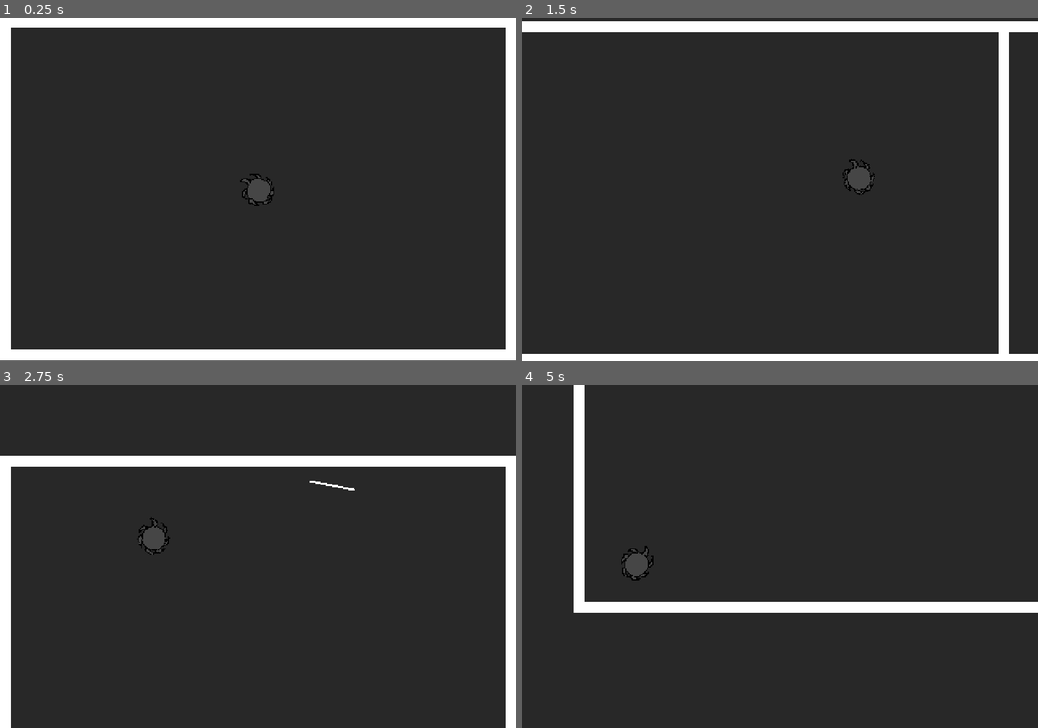
Above: before the commit, frames 1-4 (two rows, left to right).
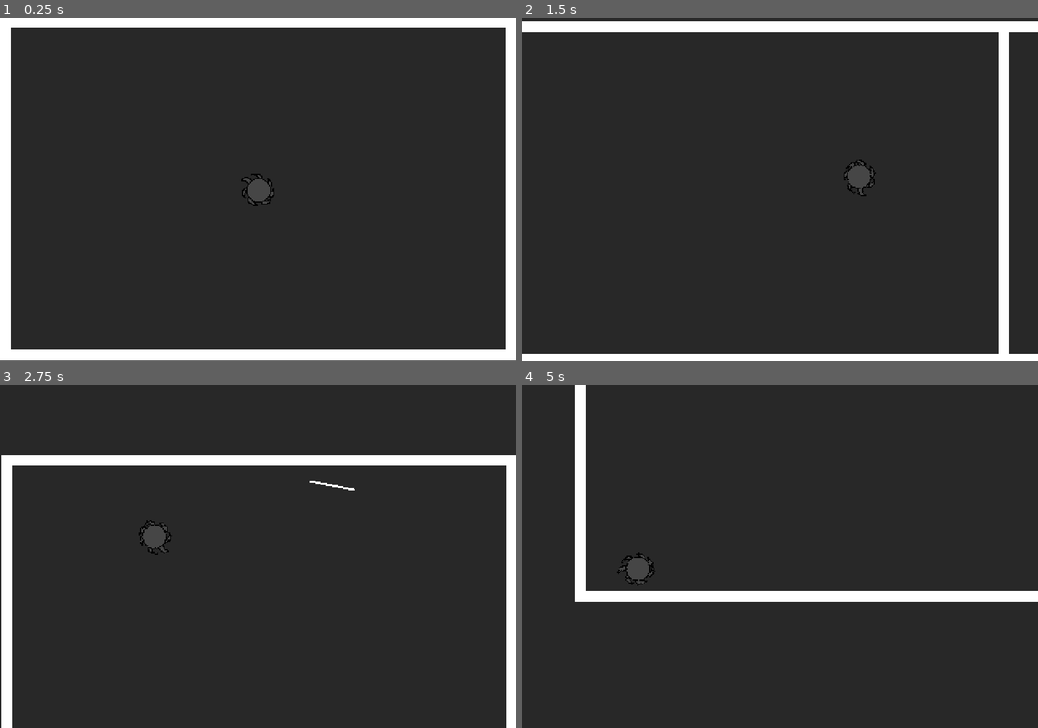
Above: after the commit, the same moments.

Repository: deltea/brj-2025
Game: Godot game, scene res://rooms/levels/test_level.tscn
The game is run twice, just before and just after one commit, with the same random seed, the same clock (stepped at 60 frames per second) and the same inputs.
Inputs (mouse positions are in pixels of both pictures, inside the frame that each line leads up to):
- Up to frame 1 (0.25 s): no input
- Up to frame 2 (1.5 s): move the mouse to (893, 172) at 0.52 s; press the mouse at (893, 172) at 0.53 s; move the mouse to (676, 206) at 1.27 s; release the mouse at (676, 206) at 1.28 s; click (676, 206) at 1.35 s
- Up to frame 3 (2.75 s): move the mouse to (309, 481) at 2.02 s; press the mouse at (309, 481) at 2.03 s
- Up to frame 4 (5 s): move the mouse to (754, 625) at 2.77 s; release the mouse at (754, 625) at 2.78 s; click (754, 625) at 2.85 s; move the mouse to (934, 607) at 3.52 s; press the mouse at (934, 607) at 3.53 s; move the mouse to (625, 505) at 4.27 s; release the mouse at (625, 505) at 4.28 s; click (625, 505) at 4.35 s

The runs differ from the first frame. In frame 1, 0.1% of the frame differs, in the area x 46-54%, y 45-55%; in frame 2, 0.2%; in frame 3, 1.3%; in frame 4, 6.3%, in the area x 10-100%, y 0-67%.

Commit message:
spin speed is based on velocity

Diff:
--- a/scripts/entity.gd
+++ b/scripts/entity.gd
@@ -3,10 +3,10 @@
 signal collided;
 signal died;
 
-const SPEED = 300.0;
+# const SPEED = 300.0;
 
 @export var bounce_strength : float = 1.0;
-@export var angular_speed : float = 50.0;
+@export var angular_speed : float = 0.1;
 @export var health : float = 100.0;
 
 func take_damage(damage : float):
@@ -15,11 +15,7 @@
 		died.emit();
 
 func _physics_process(delta: float) -> void:
-	update_position(delta);
+	$AnimatedSprite2D.rotation += linear_velocity.length() * angular_speed * delta;
 
-func update_position(delta : float):
-	$AnimatedSprite2D.rotation += angular_speed * delta;
-	# var collision = move_and_collide(velocity * delta);
-	# if collision:
-	# 	velocity = velocity.bounce(collision.get_normal()) * bounce_strength;
-	# 	collided.emit();
+func _on_body_entered(body: Node) -> void:
+	collided.emit();
